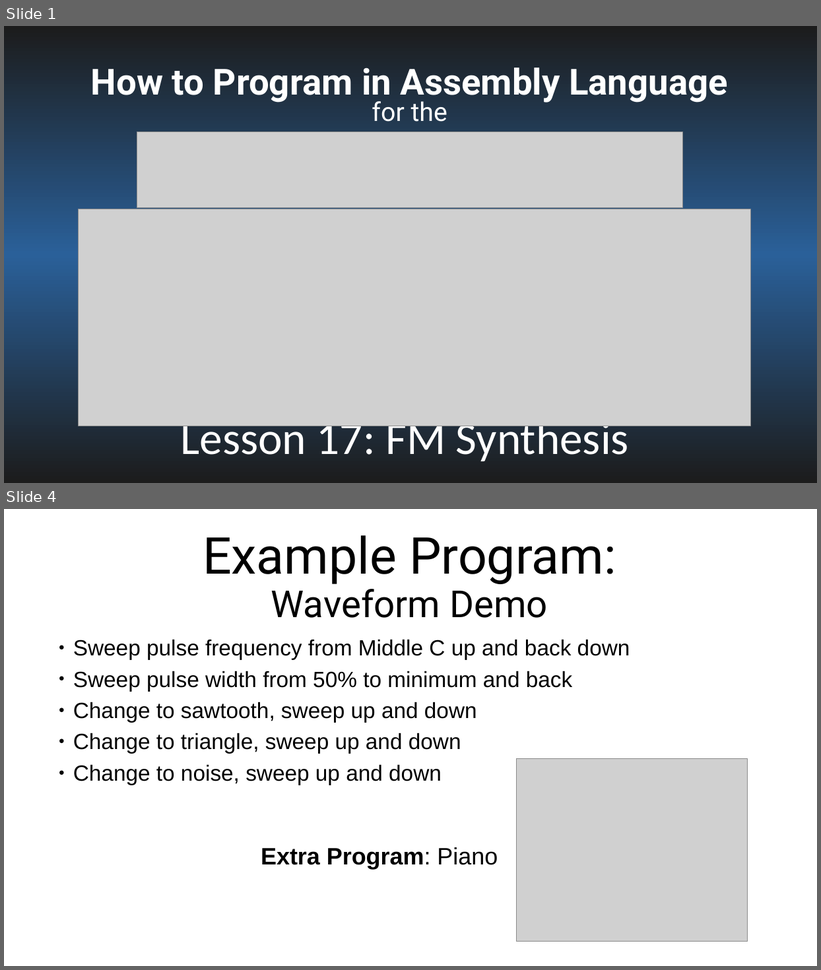
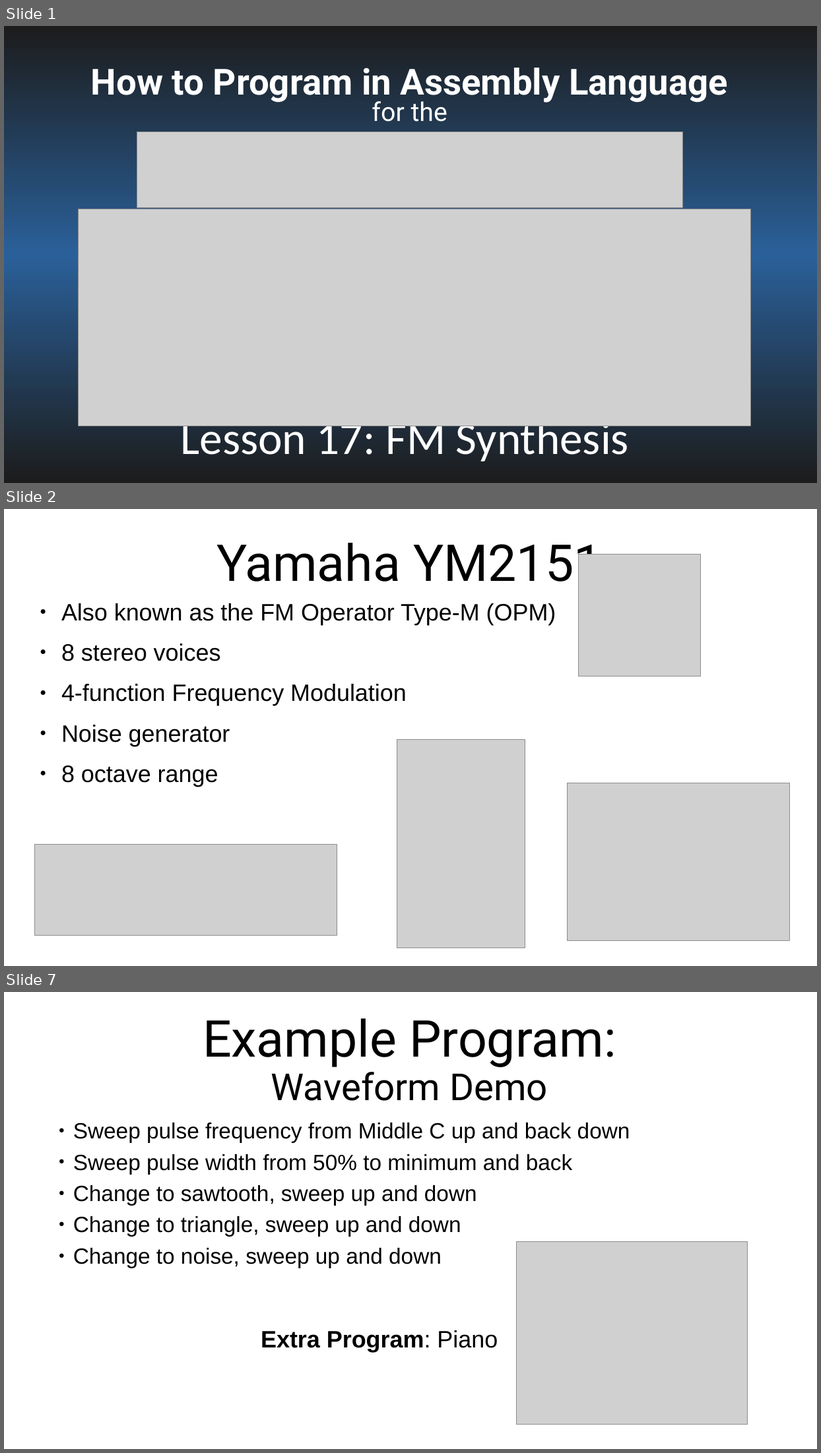
Before and after one commit to SlithyMatt/x16-assembly-tutorial, a slide deck: Lesson17/Lesson17.odp. Shown one above the other, each under a label of ours: slides 1 and 4 before the commit, slides 1, 2 and 7 after it; the slides between them are not shown. The pictures are 821x970 and 821x1453 pixels, drawn with LibreOffice and Linux fonts; fonts in the diff are those of the drawing; grey boxes stand for pictures. Boxes give left, top, right and bottom in pixels: in the first picture for what was removed or moved away, otherwise in the second. Text is boxed around its words. In the diff, an @@ line names an element or a change of style, - is before the commit and + after.

```diff
--- a/Lesson17/Lesson17.odp
+++ b/Lesson17/Lesson17.odp
@@ slide 2 added at (4,509,817,966), background #FFFFFF @@
@@ title added at (217,543,603,593), 60 pt, text #000000 @@
+Yamaha YM2151
@@ picture added at (579,554,700,676) @@
@@ text added at (61,603,556,787), 28 pt, text #000000 @@
+● Also known as the FM Operator Type-M (OPM)
+● 8 stereo voices
+● 4-function Frequency Modulation
+● Noise generator
+● 8 octave range
@@ picture added at (397,739,525,948) @@
@@ picture added at (568,784,790,941) @@
@@ picture added at (34,844,337,936) @@
@@ what was slide 4 is now slide 7 @@
```
Also in this commit, not shown: 1 slide changed, 3 other slides added, 1 slide removed, 2 other files.
